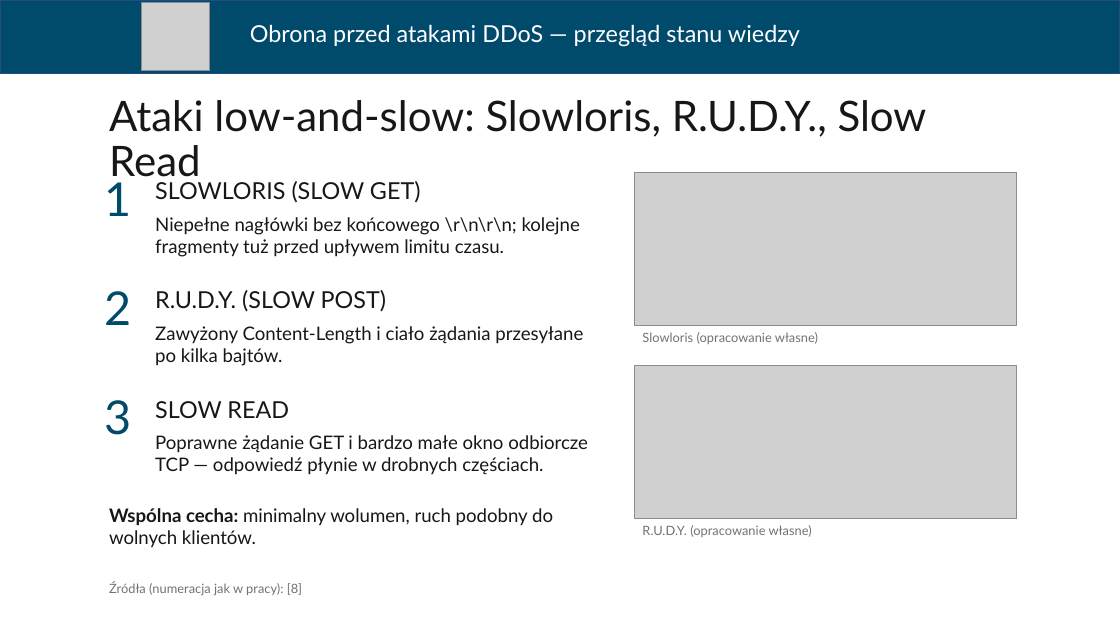
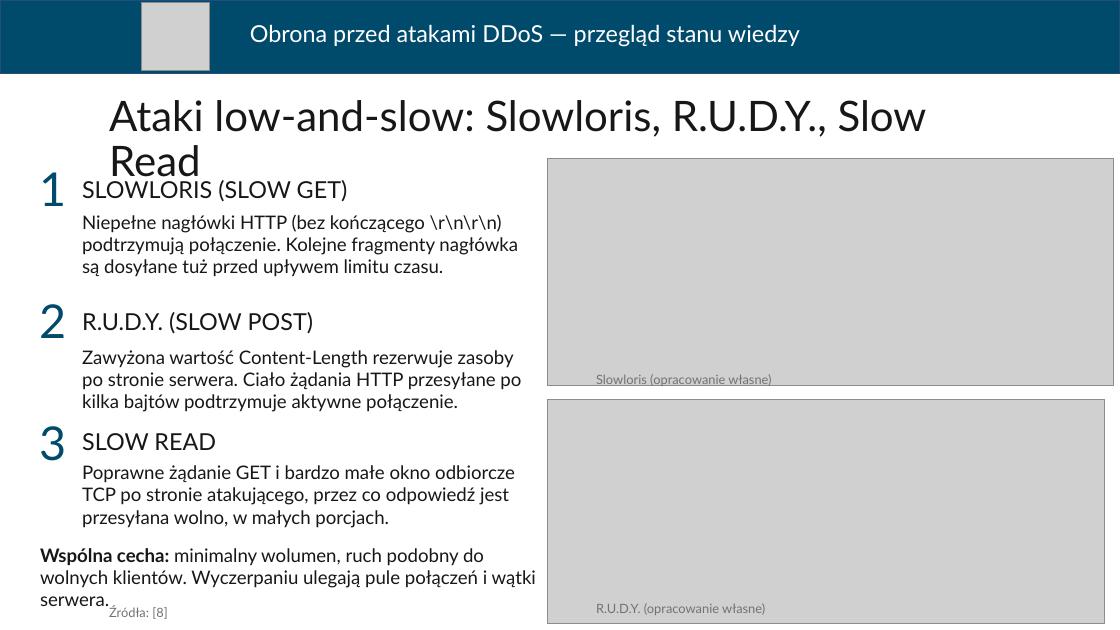
Before and after one commit to ArturBrogowicz/code, a slide deck: slide 8 of presentation/Prezentacja_WEiTI_PL.pptx. Drawn at 1120x630 pixels with LibreOffice and Linux fonts; fonts in the diff are those of the drawing; grey boxes stand for pictures. Boxes give left, top, right and bottom in pixels: in the first picture for what was removed or moved away, otherwise in the second. Text is boxed around its words. In the diff, an @@ line names an element or a change of style, - is before the commit and + after.

```diff
--- a/presentation/Prezentacja_WEiTI_PL.pptx
+++ b/presentation/Prezentacja_WEiTI_PL.pptx
@@ text "1" rewrapped from <box>105,175,132,216</box> to <box>40,172,67,206</box> @@
@@ text "SLOWLORIS (SLOW GET)": place and size @@
-text "SLOWLORIS (SLOW GET)" at <box>155,181,421,202</box>
+text "SLOWLORIS (SLOW GET)" at <box>82,180,348,202</box>
@@ picture: place and size @@
-picture at <box>634,172,1017,326</box>
+picture at <box>547,159,1113,386</box>
@@ text at <box>82,215,518,277</box>: text changed @@
-Niepełne nagłówki bez końcowego \r\n\r\n; kolejne fragmenty tuż przed upływem limitu czasu.
+Niepełne nagłówki HTTP (bez kończącego \r\n\r\n) podtrzymują połączenie. Kolejne fragmenty nagłówka są dosyłane tuż przed upływem limitu czasu.
@@ text "2": place and size @@
-text "2" at <box>105,291,132,325</box>
+text "2" at <box>40,304,67,338</box>
@@ text "R.U.D.Y. (SLOW POST)": place and size @@
-text "R.U.D.Y. (SLOW POST)" at <box>155,290,386,312</box>
+text "R.U.D.Y. (SLOW POST)" at <box>82,312,313,334</box>
@@ text at <box>82,350,521,412</box>: text changed @@
-Zawyżony Content-Length i ciało żądania przesyłane po kilka bajtów.
+Zawyżona wartość Content-Length rezerwuje zasoby po stronie serwera. Ciało żądania HTTP przesyłane po kilka bajtów podtrzymuje aktywne połączenie.
@@ text "Slowloris (opracowanie własne)": place and size @@
-text "Slowloris (opracowanie własne)" at <box>642,332,818,344</box>
+text "Slowloris (opracowanie własne)" at <box>596,374,771,387</box>
@@ text "3": place and size @@
-text "3" at <box>105,400,132,435</box>
+text "3" at <box>40,426,67,461</box>
@@ picture: place and size @@
-picture at <box>634,365,1017,519</box>
+picture at <box>547,399,1105,623</box>
@@ text "SLOW READ": place and size @@
-text "SLOW READ" at <box>155,401,289,418</box>
+text "SLOW READ" at <box>82,433,216,450</box>
@@ text at <box>82,465,515,528</box>: text changed @@
-Poprawne żądanie GET i bardzo małe okno odbiorcze TCP — odpowiedź płynie w drobnych częściach.
+Poprawne żądanie GET i bardzo małe okno odbiorcze TCP po stronie atakującego, przez co odpowiedź jest przesyłana wolno, w małych porcjach.
@@ text at <box>40,548,536,606</box>: text changed @@
-Wspólna cecha: minimalny wolumen, ruch podobny do wolnych klientów.
+Wspólna cecha: minimalny wolumen, ruch podobny do wolnych klientów. Wyczerpaniu ulegają pule połączeń i wątki serwera.
@@ text "R.U.D.Y. (opracowanie własne)": place and size @@
-text "R.U.D.Y. (opracowanie własne)" at <box>642,525,812,537</box>
+text "R.U.D.Y. (opracowanie własne)" at <box>596,603,765,615</box>
@@ text at <box>109,605,167,619</box>: text changed @@
-Źródła (numeracja jak w pracy): [8]
+Źródła: [8]
```
Also in this commit, not shown: 17 other slides changed, 1 slide added.
